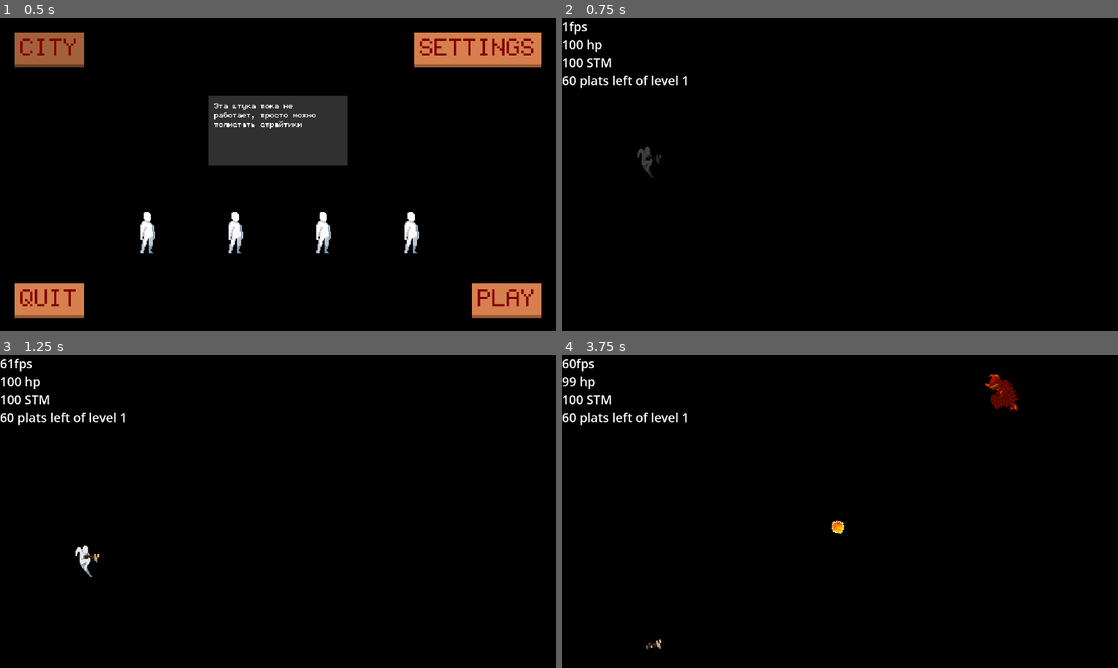
Above: before the commit, frames 1-4 (two rows, left to right).
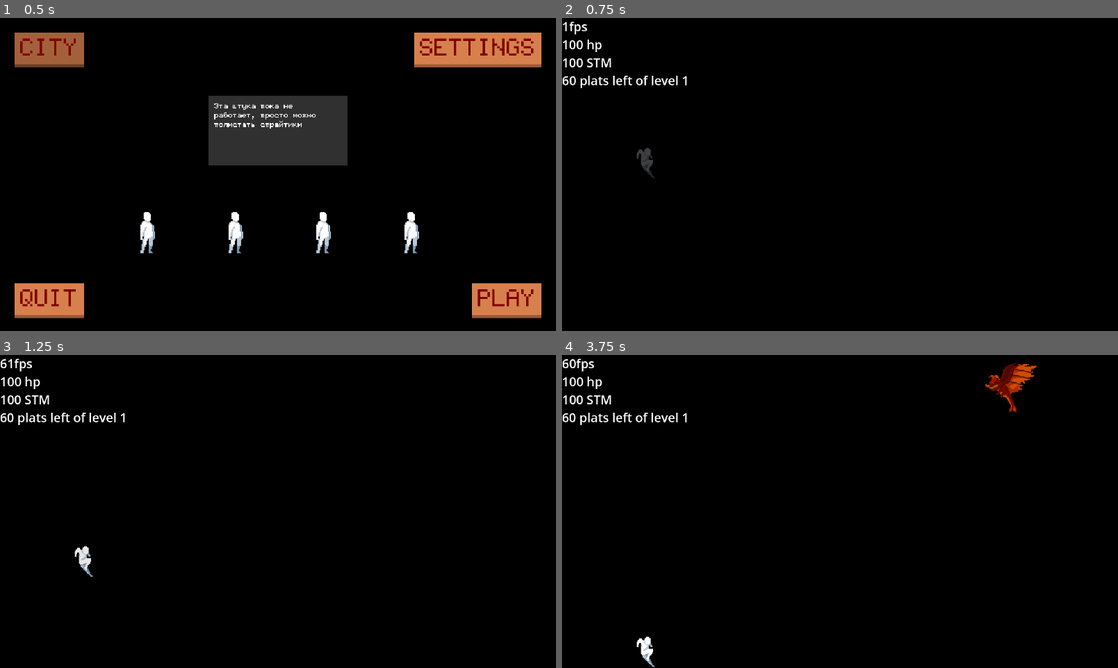
Above: after the commit, the same moments.

Repository: 0-Vanes-0/runner
Game: Godot game, scene res://src/scenes/scene_handler.tscn
Same seed, same stepped clock (60 frames per second), same inputs: the game is played once before the commit and once after it.
Inputs (mouse positions are in pixels of both pictures, inside the frame that each line leads up to):
- Up to frame 1 (0.5 s): no input
- Up to frame 2 (0.75 s): click "PLAY" at 0.5 s
- Up to frame 3 (1.25 s): no input
- Up to frame 4 (3.75 s): tap Enter at 1.25 s; move the mouse to (962, 495) at 1.27 s; hold W (jump_up) 1.28-2 s; tap Q (activity) at 1.35 s; click (962, 495) at 1.42 s; drag from (728, 527) to (1079, 392) at 2.02 s; move the mouse to (895, 442) at 2.77 s; hold S (jump_down) 2.78-3.5 s; tap E (switch_weapon) at 2.85 s; drag from (812, 574) to (706, 614) at 3.52 s

Frame 1 is identical in both runs. In frame 2, less than 0.1% of the frame differs, in the area x 13-18%, y 41-52%; in frame 3, 0.1%; in frame 4, 1.2%, in the area x 0-86%, y 2-100%.
Error after the commit: Parse Error: Could not resolve class "Hitscan", because of a parser error. (res://src/gameplay/gunplay/weapons/weapon.gd:63)

Commit message:
Hitscan
• Added Hitscan and HitscanSER classes
• Added bullet res
• Moved nodes creation code in Projectiles to ShootEntity parent
• Removed shoot field path from resources and added method in GameScene

Diff:
--- a/assets/game_recources/shoot_entities/arrow.tres
+++ b/assets/game_recources/shoot_entities/arrow.tres
@@ -25,5 +25,4 @@
 entity_class = 1
 damage = 10
 sprite_frames = SubResource("SpriteFrames_nso2p")
-shoot_field_path = NodePath("Level/ShootField")
 metadata/_editor_prop_ptr_shoot_field = NodePath("")
--- /dev/null
+++ b/assets/game_recources/shoot_entities/bullet.tres
@@ -0,0 +1,10 @@
+[gd_resource type="Resource" script_class="HitscanSER" load_steps=2 format=3 uid="uid://cnfdhvwrwlnpj"]
+
+[ext_resource type="Script" path="res://src/gameplay/gunplay/shoot_entities/hitscan_ser.gd" id="1_phktw"]
+
+[resource]
+script = ExtResource("1_phktw")
+beam_width = 10.0
+color = Color(1, 1, 1, 1)
+entity_class = 3
+damage = 10
--- a/assets/game_recources/shoot_entities/fireball.tres
+++ b/assets/game_recources/shoot_entities/fireball.tres
@@ -25,4 +25,3 @@
 entity_class = 1
 damage = 1
 sprite_frames = SubResource("SpriteFrames_qsryl")
-shoot_field_path = NodePath("Level/ShootField")
--- a/assets/game_recources/weapons/crossbow.tres
+++ b/assets/game_recources/weapons/crossbow.tres
@@ -1,7 +1,7 @@
 [gd_resource type="Resource" script_class="WeaponResource" load_steps=5 format=3 uid="uid://cpi8o3rnhvu8j"]
 
 [ext_resource type="Script" path="res://src/gameplay/gunplay/weapons/weapon_resource.gd" id="1_fcdqg"]
-[ext_resource type="Resource" uid="uid://bsbauycwrglkt" path="res://assets/game_recources/shoot_entities/arrow.tres" id="2_txmob"]
+[ext_resource type="Resource" uid="uid://cnfdhvwrwlnpj" path="res://assets/game_recources/shoot_entities/bullet.tres" id="2_lx8ua"]
 [ext_resource type="Texture2D" uid="uid://blyo4nx70cbhv" path="res://assets/sprites/weapons/crossbow/crossbow_frame_0.png" id="2_u6nbd"]
 
 [sub_resource type="SpriteFrames" id="SpriteFrames_e1352"]
@@ -19,6 +19,6 @@
 script = ExtResource("1_fcdqg")
 sprite_frames = SubResource("SpriteFrames_e1352")
 scale_value = 3
-shoot_entity_resource = ExtResource("2_txmob")
+shoot_entity_resource = ExtResource("2_lx8ua")
 shoot_rate_time = 1.0
 spread_angle = 5
--- /dev/null
+++ b/src/gameplay/gunplay/shoot_entities/hitscan.gd
@@ -0,0 +1,42 @@
+class_name Hitscan
+extends ShootEntity
+
+const EXIST_TIME := 0.25
+var timer: float
+var area: Area2D
+var coll_shape: CollisionShape2D
+var color: Color
+
+
+func _init(resource: HitscanSER, entity_owner: ShootEntity.Owner, start_position: Vector2, target_position: Vector2) -> void:
+	super(resource, entity_owner, start_position, target_position)
+	self.name = "Hitscan"
+
+	self.color = resource.color
+
+	area = create_collision_object(Area2D.new(), entity_owner)
+	coll_shape = resource.create_hitscan_shape(start_position, target_position)
+	area.add_child(coll_shape)
+	self.add_child(area)
+	area.area_entered.connect(
+			func(area: Area2D):
+				if area is HealthComponent:
+					area.take_damage(self.damage)
+	)
+
+
+func _ready() -> void:
+	timer = 0.0
+
+
+func _physics_process(delta: float) -> void:
+	timer += delta
+	color.a = 1.0 - timer / EXIST_TIME
+	if timer >= EXIST_TIME:
+		self.queue_free()
+
+
+var shoot_field := Global.get_game_scene().get_shoot_field()
+func _draw() -> void:
+
+#	coll_shape.shape.draw(coll_shape.get_canvas_item(), color) # CHECK THIS OUT!!!!!
--- /dev/null
+++ b/src/gameplay/gunplay/shoot_entities/hitscan_ser.gd
@@ -0,0 +1,25 @@
+class_name HitscanSER
+extends ShootEntityResource
+
+@export_range(0, 25, 0.1) var beam_width: float # percents of screen_height
+@export var color: Color = Color.WHITE
+
+
+func create_hitscan_shape(start_position := Vector2.ZERO, target_position := Vector2.ONE) -> CollisionShape2D:
+	var hitscan_shape := CollisionShape2D.new()
+
+	var direction_vector := Vector2(target_position - start_position)
+	direction_vector = direction_vector * (Global.screen_width / direction_vector.length())
+
+	if beam_width == 0:
+		hitscan_shape.shape = SegmentShape2D.new()
+		hitscan_shape.shape.a = start_position
+		hitscan_shape.shape.b = start_position + direction_vector
+	else:
+		hitscan_shape.shape = RectangleShape2D.new()
+		hitscan_shape.shape.size.x = Global.screen_width
+		hitscan_shape.shape.size.y = Global.screen_height * beam_width / 100
+		hitscan_shape.position = start_position + direction_vector / 2
+		hitscan_shape.rotation = direction_vector.angle()
+
+	return hitscan_shape
--- a/src/gameplay/gunplay/shoot_entities/projectile_linear.gd
+++ b/src/gameplay/gunplay/shoot_entities/projectile_linear.gd
@@ -15,35 +15,25 @@
 
 	self.speed = resource.get_speed()
 
-	sprite = AnimatedSprite2D.new()
-	sprite.sprite_frames = resource.sprite_frames
-	var game_size := Vector2(resource.size_x_percent, resource.size_y_percent) / 100 * Global.screen_height
-	sprite.scale = Vector2(game_size / resource.get_sprite_size())
-	self.add_child(sprite)
+	self.add_child( create_animated_sprite(resource) )
 
-	area = Global.clean_layers(Area2D.new()) as Area2D
-	if entity_owner == Owner.PLAYER:
-		area.set_collision_layer_value(Global.Layers.SHOOT_ENTITY_PLAYER, true)
-		area.set_collision_mask_value(Global.Layers.ENEMY, true)
-	elif entity_owner == Owner.ENEMY:
-		area.set_collision_layer_value(Global.Layers.SHOOT_ENTITY_ENEMY, true)
-		area.set_collision_mask_value(Global.Layers.PLAYER, true)
+	area = create_collision_object(Area2D.new(), entity_owner)
 	var collision := CollisionShape2D.new()
 	collision.shape = resource.get_shape()
 	area.add_child(collision)
 	self.add_child(area)
-
 	area.area_entered.connect(
-		func(area: Area2D):
-			if area is HealthComponent and not area.shape.disabled:
-				area.take_damage(self.damage)
-				self.queue_free()
+			func(area: Area2D):
+				if area is HealthComponent and not area.shape.disabled:
+					area.take_damage(self.damage)
+					self.queue_free()
 	)
 
 	visibler = VisibleOnScreenNotifier2D.new()
+	var game_size := Vector2(resource.size_x_percent, resource.size_y_percent) / 100 * Global.screen_height
 	visibler.rect.position = Vector2(- game_size / 2)
 	visibler.rect.size = Vector2(game_size)
-	visibler.screen_exited.connect(_on_screen_exited)
+	visibler.screen_exited.connect(self.queue_free)
 	self.add_child(visibler)
 
 
@@ -55,7 +45,3 @@
 
 func _physics_process(delta: float) -> void:
 	self.position += _direction * speed * delta
-
-
-func _on_screen_exited():
-	queue_free()
--- a/src/gameplay/gunplay/shoot_entities/projectile_rico.gd
+++ b/src/gameplay/gunplay/shoot_entities/projectile_rico.gd
@@ -16,24 +16,8 @@
 
 	self.speed = resource.get_speed()
 
-	body = Global.clean_layers(CharacterBody2D.new()) as CharacterBody2D
-	if entity_owner == Owner.PLAYER:
-		body.set_collision_layer_value(Global.Layers.SHOOT_ENTITY_PLAYER, true)
-		body.set_collision_mask_value(Global.Layers.ENEMY, true)
-	elif entity_owner == Owner.ENEMY:
-		body.set_collision_layer_value(Global.Layers.SHOOT_ENTITY_ENEMY, true)
-		body.set_collision_mask_value(Global.Layers.PLAYER, true)
-	body.set_collision_mask_value(Global.Layers.BOUNDS, true)
-	var collision := CollisionShape2D.new()
-	collision.shape = resource.get_shape()
-	body.add_child(collision)
-
-	sprite = AnimatedSprite2D.new()
-	sprite.sprite_frames = resource.sprite_frames
-	var game_size := Vector2(resource.size_x_percent, resource.size_y_percent) / 100 * Global.screen_height
-	sprite.scale = Vector2(game_size / resource.get_sprite_size())
-	body.add_child(sprite)
-
+	body = create_collision_object(CharacterBody2D.new(), entity_owner)
+	body.add_child( create_animated_sprite(resource) )
 	self.add_child(body)
 
 
--- a/src/gameplay/gunplay/shoot_entities/projectile_ser.gd
+++ b/src/gameplay/gunplay/shoot_entities/projectile_ser.gd
@@ -1,7 +1,7 @@
 class_name ProjectileSER
 extends ShootEntityResource
 
-@export var shape: Shape2D
+@export var shape: Shape2D # CircleShape2D or RectangleShape2D
 @export_range(1, 30) var size_x_percent: float = 5 # percents of screen_height
 @export_range(1, 30) var size_y_percent: float = 5 # percents of screen_height
 @export_range(1, 500) var speed_percent: float = 100 # percents of screen_width per second
--- a/src/gameplay/gunplay/shoot_entities/shoot_entity.gd
+++ b/src/gameplay/gunplay/shoot_entities/shoot_entity.gd
@@ -20,4 +20,20 @@
 	self.target_position = target_position
 
 
-#func do_damage(to: HealthComponent):
+func create_animated_sprite(resource: ShootEntityResource) -> AnimatedSprite2D:
+	var sprite := AnimatedSprite2D.new()
+	sprite.sprite_frames = resource.sprite_frames
+	var game_size := Vector2(resource.size_x_percent, resource.size_y_percent) / 100 * Global.screen_height
+	sprite.scale = Vector2(game_size / resource.get_sprite_size())
+	return sprite
+
+
+func create_collision_object(obj: CollisionObject2D, entity_owner: Owner) -> CollisionObject2D:
+	Global.clean_layers(obj)
+	if entity_owner == Owner.PLAYER:
+		obj.set_collision_layer_value(Global.Layers.SHOOT_ENTITY_PLAYER, true)
+		obj.set_collision_mask_value(Global.Layers.ENEMY, true)
+	elif entity_owner == Owner.ENEMY:
+		obj.set_collision_layer_value(Global.Layers.SHOOT_ENTITY_ENEMY, true)
+		obj.set_collision_mask_value(Global.Layers.PLAYER, true)
+	return obj
--- a/src/gameplay/gunplay/shoot_entities/shoot_entity_resource.gd
+++ b/src/gameplay/gunplay/shoot_entities/shoot_entity_resource.gd
@@ -5,11 +5,12 @@
 	NONE,
 	PROJECTILE_LINEAR,
 	PROJECTILE_RICO,
+	HITSCAN,
 }
 @export var entity_class: EntityClasses = EntityClasses.NONE
 @export_range(1, 1000, 1) var damage: int = 10
 @export var sprite_frames: SpriteFrames
-@export var shoot_field_path: NodePath
+#@export var shoot_sound: AudioStreamWAV
 
 
 func get_sprite_size() -> Vector2:
--- a/src/gameplay/gunplay/weapons/weapon.gd
+++ b/src/gameplay/gunplay/weapons/weapon.gd
@@ -51,14 +51,16 @@
 
 
 func _spawn_entity(res: ShootEntityResource, owner: ShootEntity.Owner, start_position: Vector2, target_position: Vector2) -> void:
-	assert(res.shoot_field_path != null)
-	var shoot_field := Global.get_current_scene().get_node(res.shoot_field_path) as Node2D
+	var shoot_field: Node2D = Global.get_game_scene().get_shoot_field()
 	assert(shoot_field != null)
-	if weapon_resource.shoot_entity_resource.entity_class == ShootEntityResource.EntityClasses.PROJECTILE_LINEAR:
-		shoot_field.add_child(ProjectileLinear.new(res, owner, start_position, target_position))
+	if is_entity_class(ShootEntityResource.EntityClasses.PROJECTILE_LINEAR):
+		shoot_field.add_child(ProjectileLinear.new(res, owner, start_position, target_position), true)
 		return
-	elif weapon_resource.shoot_entity_resource.entity_class == ShootEntityResource.EntityClasses.PROJECTILE_RICO:
-		shoot_field.add_child(ProjectileRico.new(res, owner, start_position, target_position))
+	elif is_entity_class(ShootEntityResource.EntityClasses.PROJECTILE_RICO):
+		shoot_field.add_child(ProjectileRico.new(res, owner, start_position, target_position), true)
+		return
+	elif is_entity_class(ShootEntityResource.EntityClasses.HITSCAN):
+		shoot_field.add_child(Hitscan.new(res, owner, start_position, target_position), true)
 		return
 	print_debug("Unknown shoot_entity_resource class, ", weapon_resource.shoot_entity_resource.entity_class)
 
@@ -73,3 +75,7 @@
 
 func remove_extra_spread_angle():
 	extra_spread_angle = 0
+
+
+func is_entity_class(entity_class: ShootEntityResource.EntityClasses) -> bool:
+	return weapon_resource.shoot_entity_resource.entity_class == entity_class
--- a/src/gameplay/player.gd
+++ b/src/gameplay/player.gd
@@ -38,7 +38,7 @@
 func _ready() -> void:
 	assert(player_sensor and shoot_sensor and state_run and state_jump_up and state_jump_down and state_dodge and state_dead and state_level_end)
 
-	# "Global" is singleton script
+	# Setting collision layers listeners
 	Global.clean_layers(self).set_collision_layer_value(Global.Layers.PLAYER, true)
 	self.set_collision_mask_value(Global.Layers.PLATFORM, true)
 	self.set_collision_mask_value(Global.Layers.SHOOT_ENTITY_ENEMY, true)
--- a/src/scenes/game.gd
+++ b/src/scenes/game.gd
@@ -3,6 +3,7 @@
 
 var is_level_complete: bool ## If [code]true[/code], level stops moving. It becomes false on [method setup_level].
 var is_enemies_permitted: bool ## If [code]true[/code], enemies can spawn. It becomes false if player dies or level is complete.
+@export var level: Node2D
 @export var bounds: StaticBody2D
 @export var bounds_top: CollisionShape2D
 @export var bounds_right: CollisionShape2D
@@ -10,6 +11,7 @@
 @export var bounds_left: CollisionShape2D
 @export var segments: Node2D
 @export var enemies: Node2D
+@export var shoot_field: Node2D
 
 @export var info_label: Label
 @export var player_sensor: PlayerSensor
@@ -21,7 +23,7 @@
 
 func _ready() -> void:
 	assert(
-			bounds and bounds_top and bounds_right and bounds_bottom and bounds_left and segments and enemies
+			level and bounds and bounds_top and bounds_right and bounds_bottom and bounds_left and segments and enemies and shoot_field
 			and info_label and player_sensor and shoot_sensor and game_over_menu and pause_menu and black_color_rect
 	)
 	black_color_rect.color = Color(0, 0, 0, 0)
@@ -77,8 +79,8 @@
 		player.player_sensor = player_sensor
 		player.shoot_sensor = shoot_sensor
 		player.name = "Player"
-		self.add_child(player)
-		self.move_child(player, segments.get_index() + 1)
+		level.add_child(player)
+		level.move_child(player, segments.get_index() + 1)
 		player.state_dead.died.connect(
 				func():
 					game_over_menu.appear()
@@ -204,6 +206,10 @@
 	Global.clean_layers(bounds).set_collision_layer_value(Global.Layers.BOUNDS, true)
 
 
+func get_shoot_field() -> Node2D:
+	return shoot_field
+
+
 func _on_level_complete():
 	is_level_complete = true
 	Global.player.state_machine.transition_to(Global.player.state_level_end)
--- a/src/scenes/game.tscn
+++ b/src/scenes/game.tscn
@@ -33,9 +33,10 @@
 [sub_resource type="LabelSettings" id="LabelSettings_aavuu"]
 font_size = 24
 
-[node name="GameScene" type="Node2D" node_paths=PackedStringArray("bounds", "bounds_top", "bounds_right", "bounds_bottom", "bounds_left", "segments", "enemies", "info_label", "player_sensor", "shoot_sensor", "game_over_menu", "pause_menu", "black_color_rect")]
+[node name="GameScene" type="Node2D" node_paths=PackedStringArray("level", "bounds", "bounds_top", "bounds_right", "bounds_bottom", "bounds_left", "segments", "enemies", "shoot_field", "info_label", "player_sensor", "shoot_sensor", "game_over_menu", "pause_menu", "black_color_rect")]
 process_mode = 1
 script = ExtResource("1_njila")
+level = NodePath("Level")
 bounds = NodePath("Level/Bounds")
 bounds_top = NodePath("Level/Bounds/Top")
 bounds_right = NodePath("Level/Bounds/Right")
@@ -43,6 +44,7 @@
 bounds_left = NodePath("Level/Bounds/Left")
 segments = NodePath("Level/Segments")
 enemies = NodePath("Level/Enemies")
+shoot_field = NodePath("Level/ShootField")
 info_label = NodePath("HUD/InfoLabel")
 player_sensor = NodePath("HUD/PlayerSensor")
 shoot_sensor = NodePath("HUD/ShootSensor")
--- a/src/singletons/global_singleton.gd
+++ b/src/singletons/global_singleton.gd
@@ -84,6 +84,14 @@
 		return null
 
 
+func get_game_scene() -> GameScene:
+	var scene = get_current_scene()
+	if scene is GameScene:
+		return scene
+	else:
+		return null
+
+
 func parse_error(error: Error) -> String:
 	match error:
 		OK: return "OK"
Not shown, changed: todo.txt
